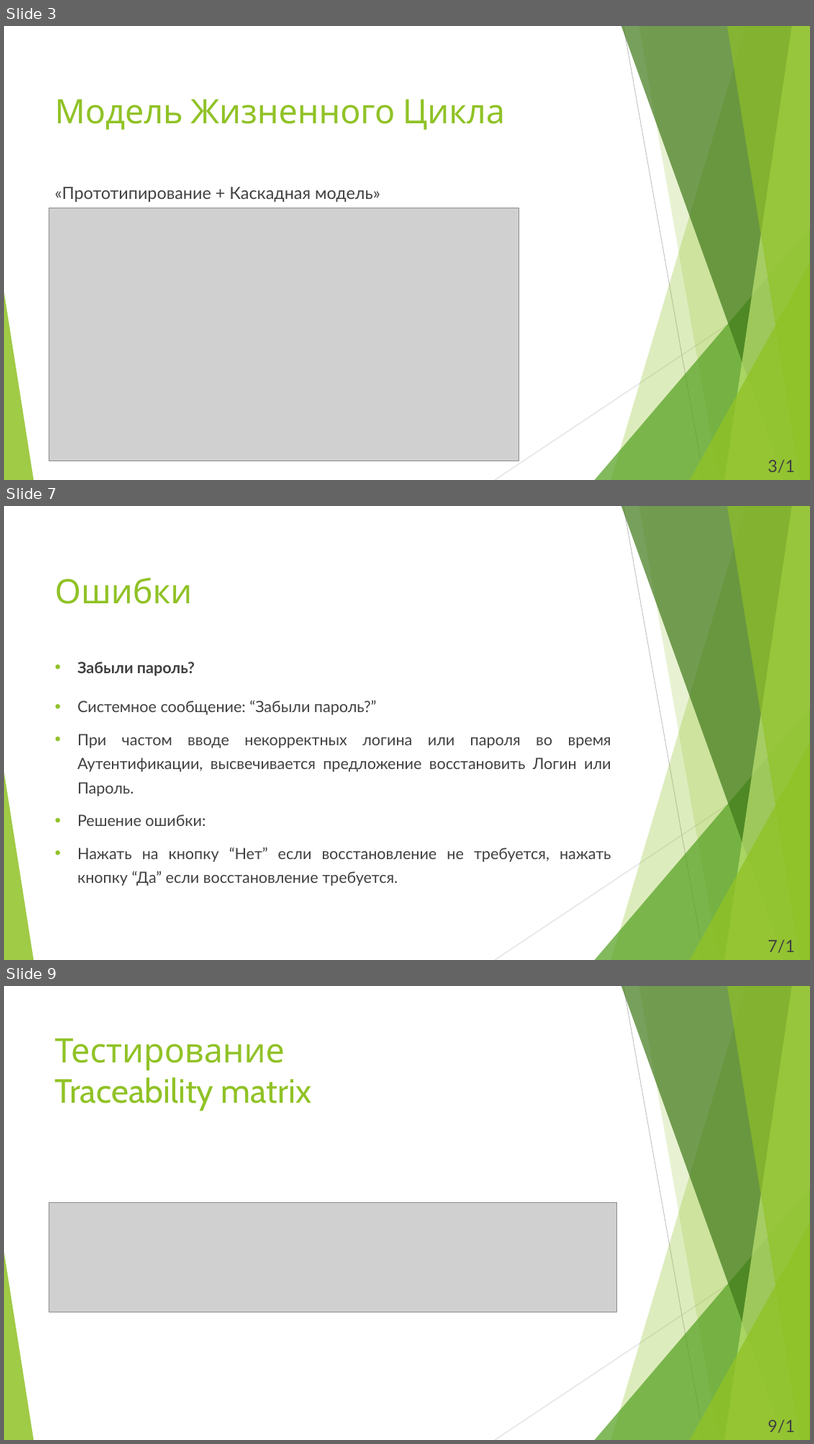
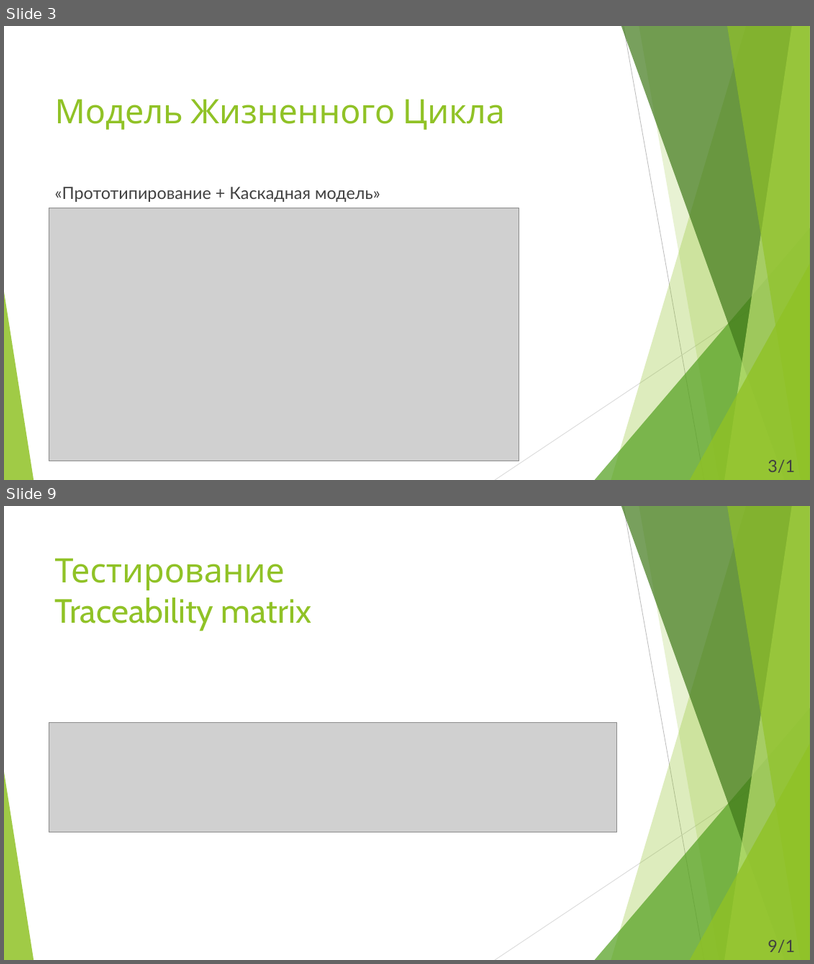
Before and after one commit to AlfaToad/MDK, a slide deck: documents/Электроный Дневник Политеха.pptx. Shown one above the other, each under a label of ours: slides 3, 7 and 9 before the commit, slides 3 and 9 after it; the slides between them are not shown. The pictures are 814x1444 and 814x964 pixels, drawn with LibreOffice and Linux fonts; fonts in the diff are those of the drawing; grey boxes stand for pictures. Boxes give left, top, right and bottom in pixels: in the first picture for what was removed or moved away, otherwise in the second. Text is boxed around its words. In the diff, an @@ line names an element or a change of style, - is before the commit and + after.

```diff
--- a/documents/Электроный Дневник Политеха.pptx
+++ b/documents/Электроный Дневник Политеха.pptx
@@ slide 7 removed at (4, 506, 810, 960), background #FFFFFF; not listed: 10 template elements that a slide beside it also shows @@
@@ title removed at (55, 577, 193, 604) @@
-Ошибки
@@ text removed at (77, 662, 612, 885) @@
-• Забыли пароль?
-• Системное сообщение: “Забыли пароль?”
-• При частом вводе некорректных логина или пароля во время Аутентификации, высвечивается предложение восстановить Логин или Пароль.
-• Решение ошибки:
-• Нажать на кнопку “Нет” если восстановление не требуется, нажать кнопку “Да” если восстановление требуется.
@@ text removed at (768, 939, 795, 952) @@
-7/12
```
Also in this commit, not shown: 5 slides changed, 1 slide added, 3 other files.
